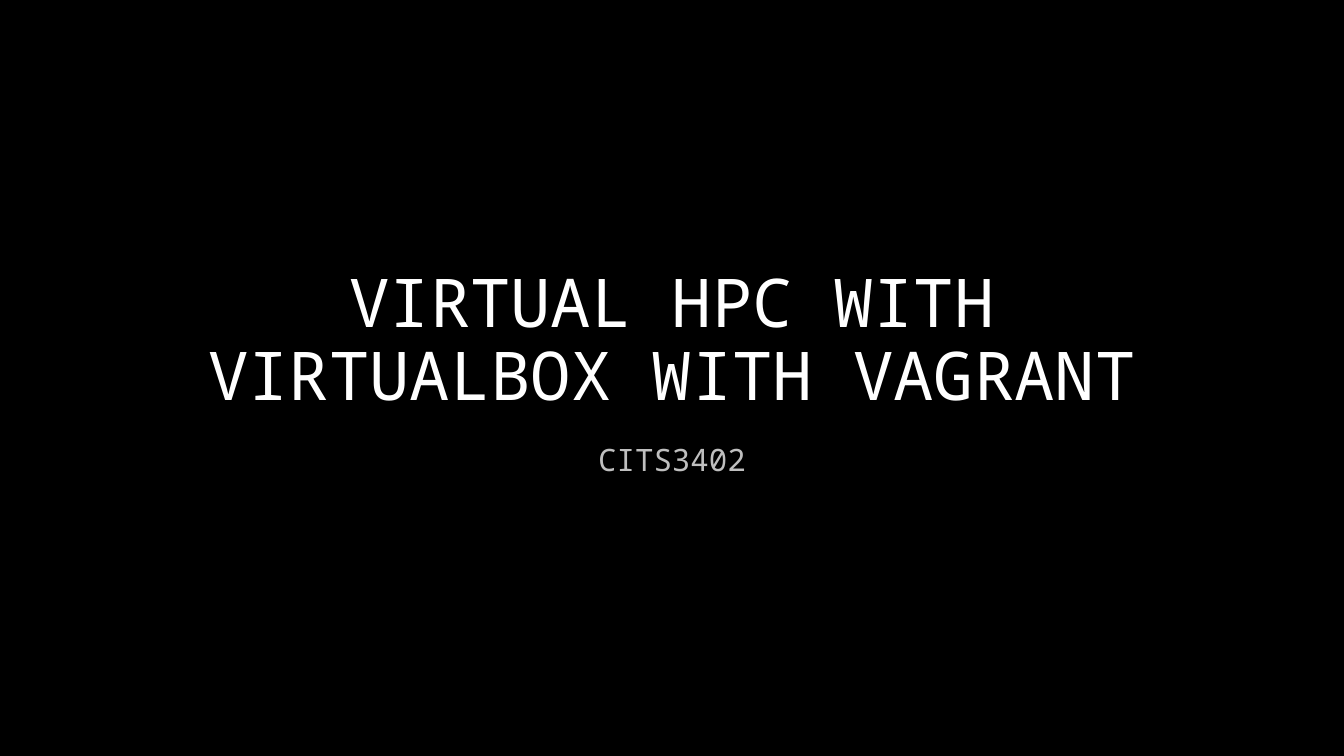
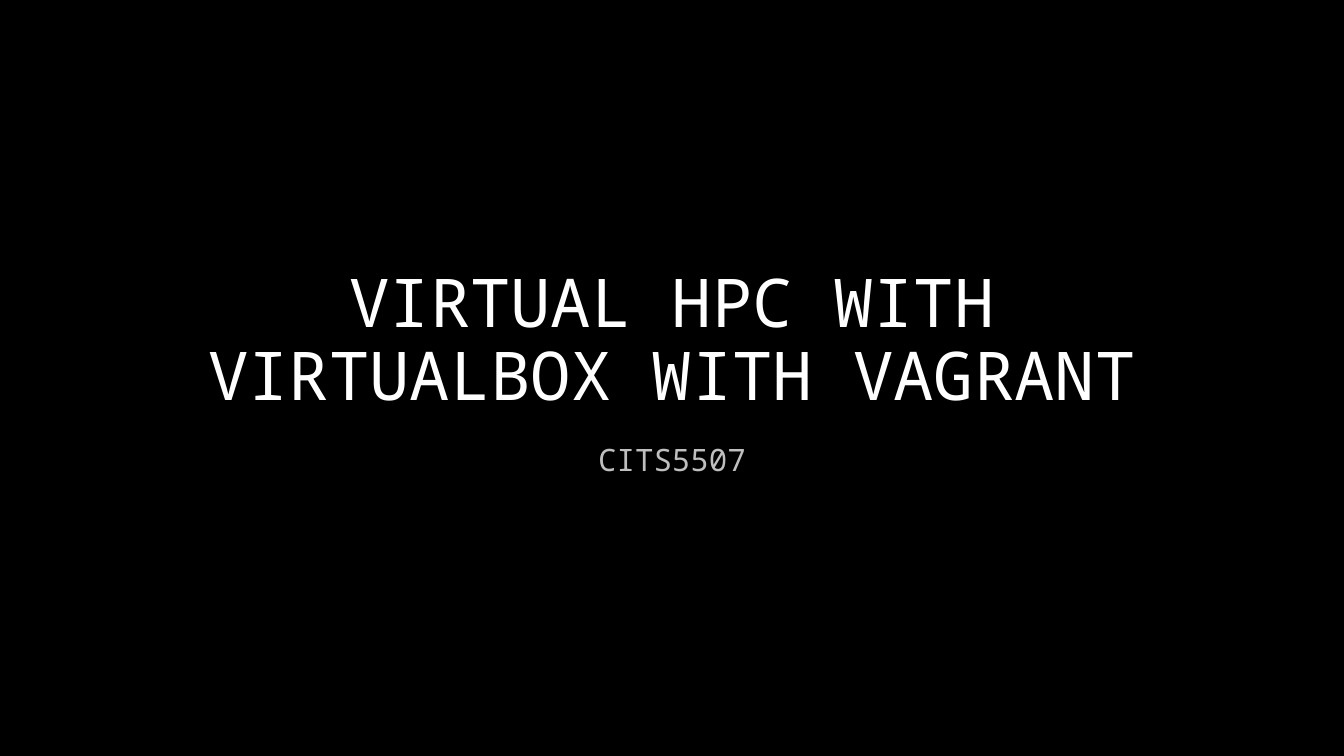
Before and after one commit to chrisbuwahpc/HPC, a slide deck: slide 1 of VM_instructions.pptx. Drawn at 1344x756 pixels with LibreOffice and Linux fonts; fonts in the diff are those of the drawing; background and template pictures are left out. Boxes give left, top, right and bottom in pixels: in the first picture for what was removed or moved away, otherwise in the second. Text is boxed around its words. In the diff, an @@ line names an element or a change of style, - is before the commit and + after.

Commit message:
update 5507 course number and vagrant info

```diff
--- a/VM_instructions.pptx
+++ b/VM_instructions.pptx
@@ subtitle at bbox=[598, 448, 746, 472]: text changed @@
-CITS3402
+CITS5507
```
Also in this commit, not shown: 4 other slides changed, 2 slides added, 1 other file.
